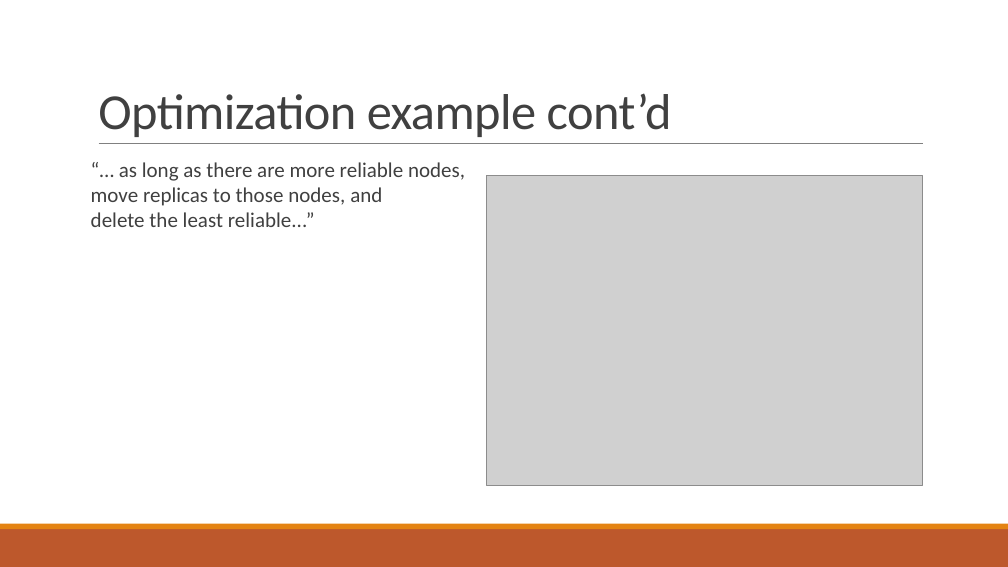
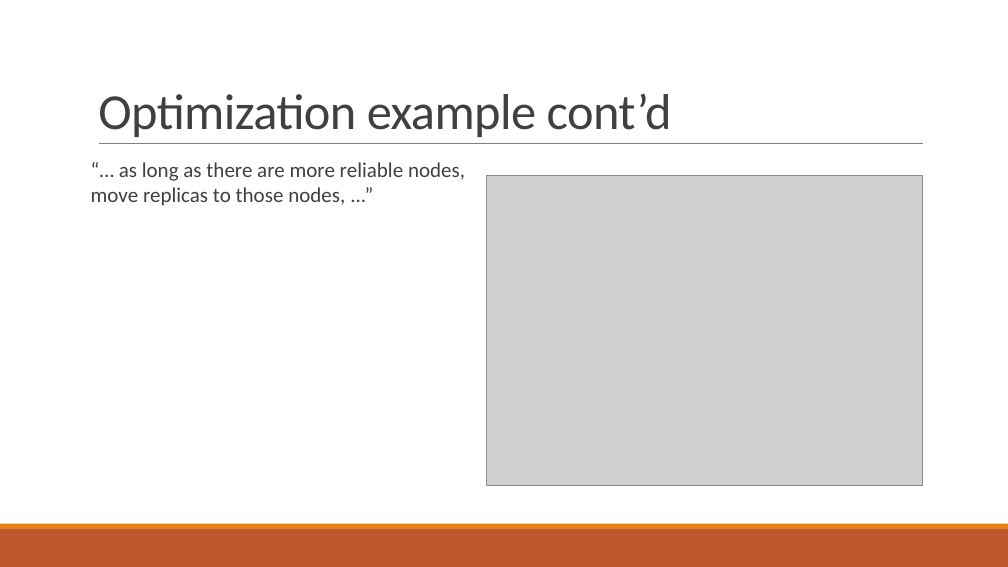
Before and after one commit to PStahl/master_thesis, a slide deck: slide 24 of presentation/presentation2.pptx. Drawn at 1008x567 pixels with LibreOffice and Linux fonts; fonts in the diff are those of the drawing; grey boxes stand for pictures. Boxes give left, top, right and bottom in pixels: in the first picture for what was removed or moved away, otherwise in the second. Text is boxed around its words. In the diff, an @@ line names an element or a change of style, - is before the commit and + after.

```diff
--- a/presentation/presentation2.pptx
+++ b/presentation/presentation2.pptx
@@ text at (91, 162, 465, 206): text changed @@
-“… as long as there are more reliable nodes,
-move replicas to those nodes, and
-delete the least reliable...”
+“… as long as there are more reliable nodes,
+move replicas to those nodes, ...”
```
Also in this commit, not shown: 6 other slides changed.
